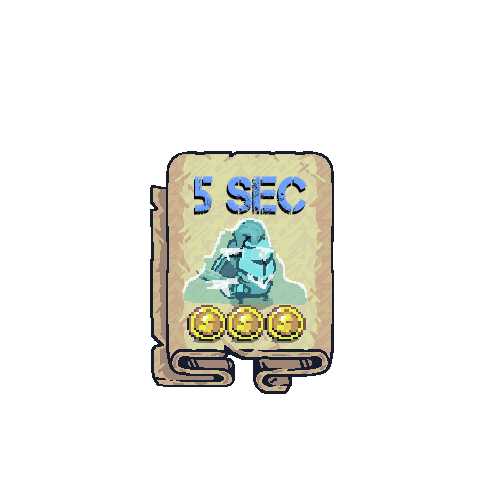
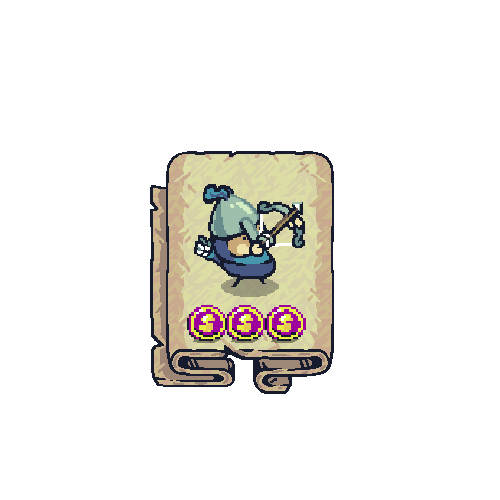
Layers edited between the first and the second (500, 500) image:
painted on "Coin.png" (1st of 3) over (194, 176, 307, 256)
painted on "Coin.png" (2nd of 3) over (194, 176, 307, 256)
painted on "Coin.png" (3rd of 3) over (194, 176, 307, 256)
painted on "Banner.png" over (183, 176, 307, 339)